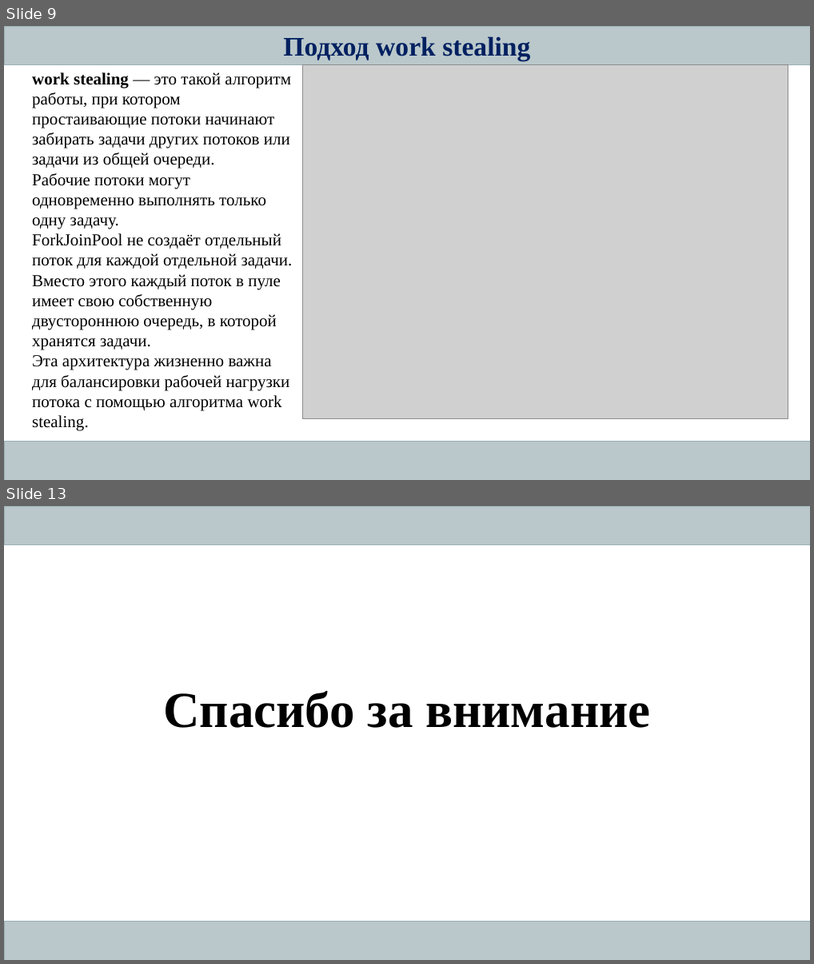
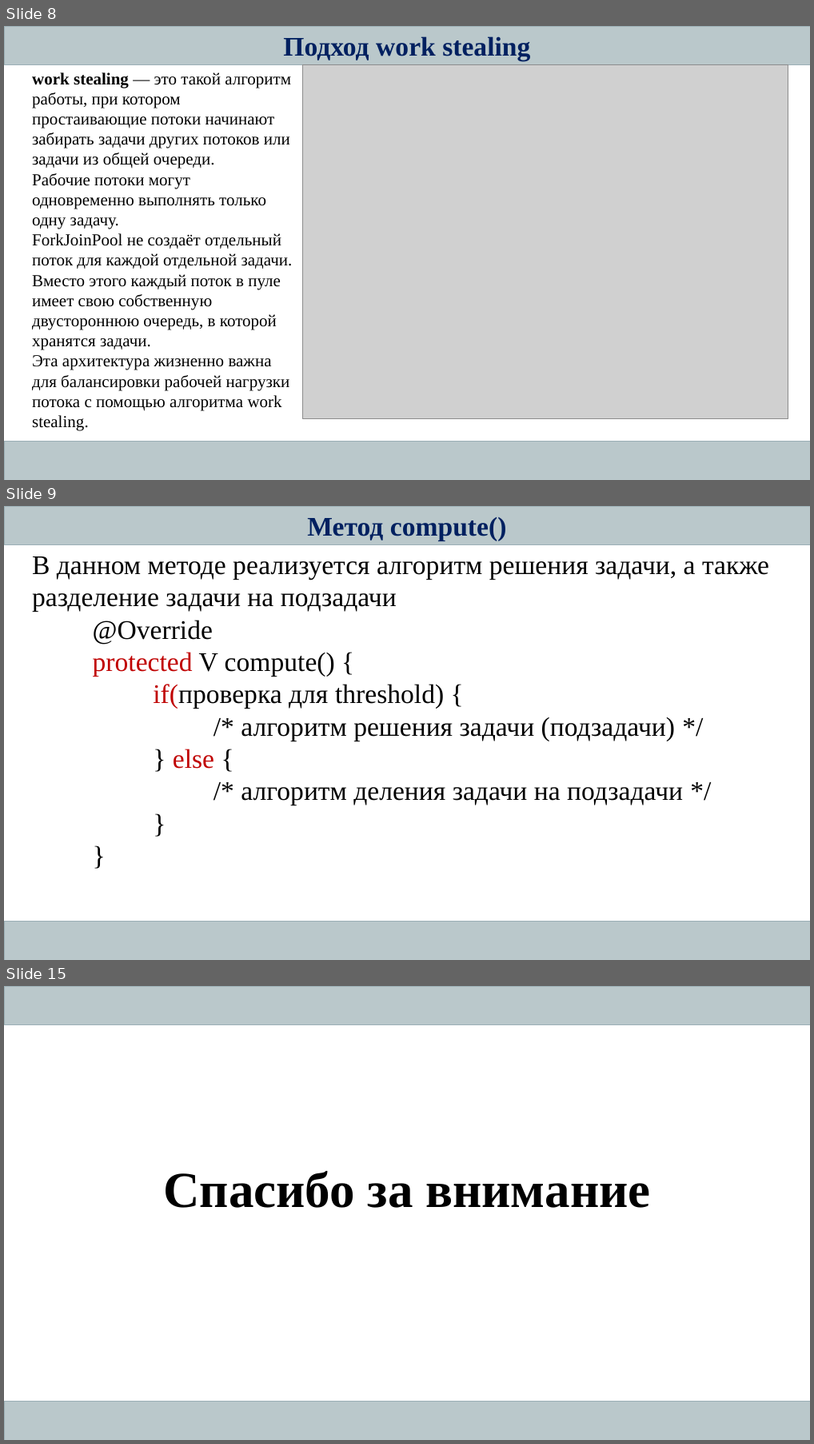
Before and after one commit to AleksandrShatov/IT-Academy_HomeWork, a slide deck: resources/Presentation_Fork-Join.pptx. Shown one above the other, each under a label of ours: slides 9 and 13 before the commit, slides 8, 9 and 15 after it; the slides between them are not shown. The pictures are 814x964 and 814x1444 pixels, drawn with LibreOffice and Linux fonts; fonts in the diff are those of the drawing; grey boxes stand for pictures. Boxes give left, top, right and bottom in pixels: in the first picture for what was removed or moved away, otherwise in the second. Text is boxed around its words. In the diff, an @@ line names an element or a change of style, - is before the commit and + after.

```diff
--- a/resources/Presentation_Fork-Join.pptx
+++ b/resources/Presentation_Fork-Join.pptx
@@ slide 9 added at (4,506,810,960), background #FFFFFF @@
@@ rectangle added at (4,506,810,544), fill gradient #BBC8CC to #B8C6CB, outline #9BAFB5 0.5 pt, 32 pt, text #002060, bold @@
+Метод compute()
@@ text added at (32,556,770,805), 32 pt, text #000000 @@
+В данном методе реализуется алгоритм решения задачи, а также разделение задачи на подзадачи
+@Override
+protected V compute() {
+if(проверка для threshold) {
+/* алгоритм решения задачи (подзадачи) */
+} else {
+/* алгоритм деления задачи на подзадачи */
+}
+}
@@ rectangle added at (4,921,810,960), fill gradient #BBC8CC to #B8C6CB, outline #9BAFB5 0.5 pt @@
@@ what was slide 9 is now slide 8 @@
@@ what was slide 13 is now slide 15 @@
```
Also in this commit, not shown: 8 slides changed, 2 other slides added, 1 slide removed, 4 other files.
